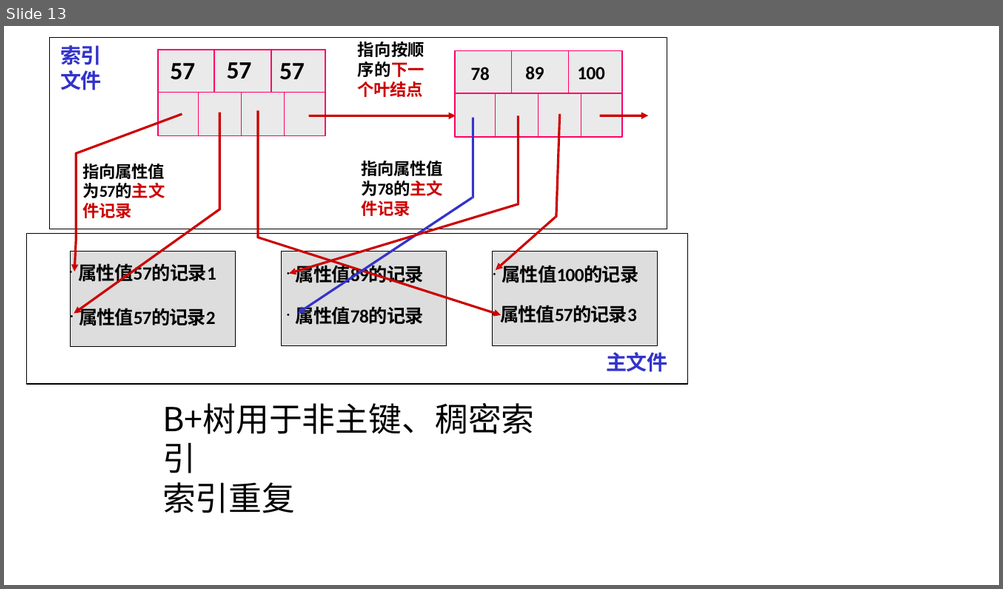
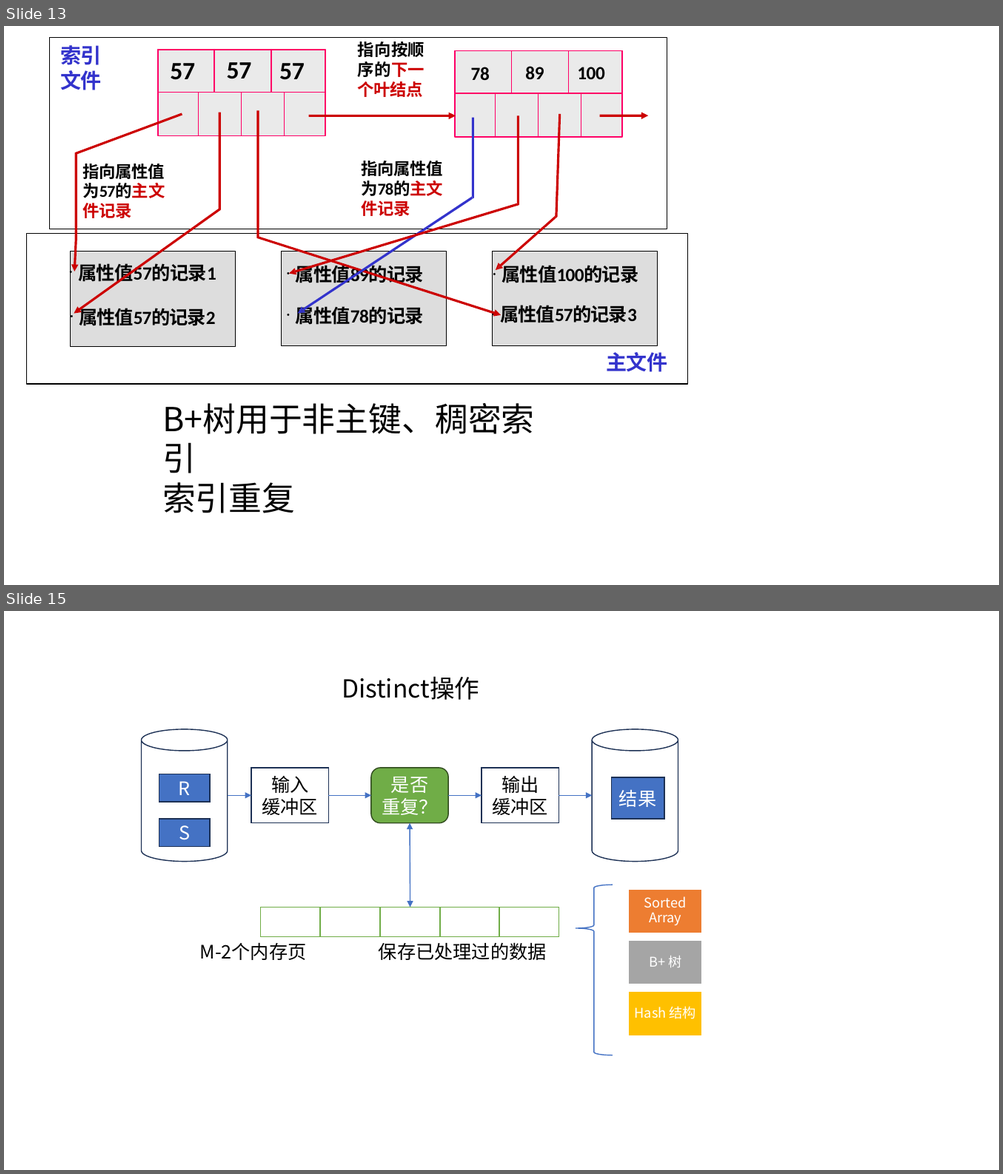
Before and after one commit to guofei9987/a, a slide deck: computer/database/database.pptx. Shown one above the other, each under a label of ours: slide 13 before the commit, slides 13 and 15 after it; the slides between them are not shown. The pictures are 1003x589 and 1003x1174 pixels, drawn with LibreOffice and Linux fonts; fonts in the diff are those of the drawing. Boxes give left, top, right and bottom in pixels: in the first picture for what was removed or moved away, otherwise in the second. Text is boxed around its words. In the diff, an @@ line names an element or a change of style, - is before the commit and + after.

```diff
--- a/computer/database/database.pptx
+++ b/computer/database/database.pptx
@@ slide 15 added at (4, 611, 999, 1170), background #FFFFFF @@
@@ group added at (142, 676, 702, 1056): 13 rectangles, 6 texts, 4 arrows, 2 cylinders, 1 rounded rectangle, 1 double arrow, 1 left brace @@
+R
+S
+输入
+缓冲区
+是否
+重复？
+输出
+缓冲区
+结果
+Distinct操作
+保存已处理过的数据
+M-2个内存页
+Sorted Array
+B+ 树
+Hash 结构
```
Also in this commit, not shown: 10 other slides added, 14 other files.
